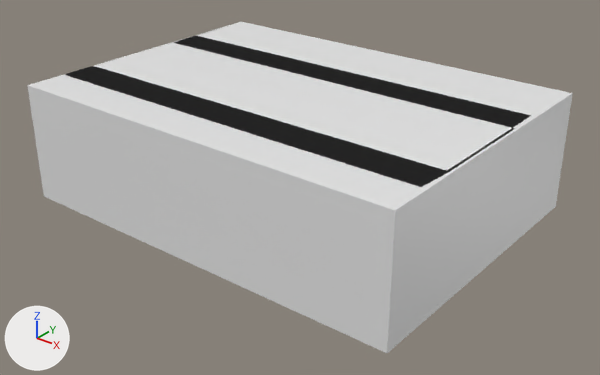
The FBX model Assets/Models/Props/StoreHouse.fbx, before and after one commit.
One viewpoint serves both versions: a 50 mm camera at (23.1, -28.7, 18.5) aimed at (0.7, -0.6, 1.0). The lights are fixed; the arrows at lower left show +X, +Y and +Z. Where no turn or scale is listed for an object, it has been applied to the vertices.

In view in the first picture: 'StoreHouse'.
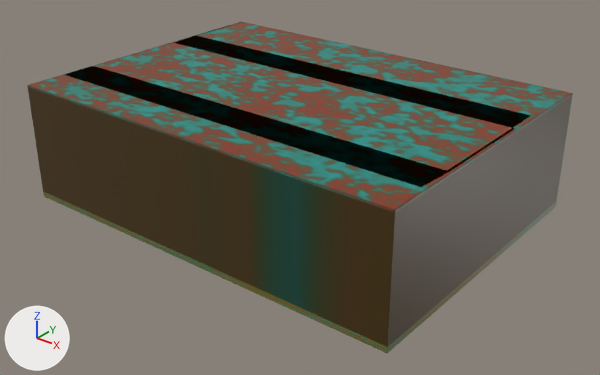
What differs and where, as boxes [x1, y1, x2, y2] in the pictures (600 x 375 px):
```json
{"object": "StoreHouse", "change": "surface changed", "before": [27, 22, 573, 353], "after": [27, 22, 573, 353]}
```

Scene script edits in JSON lines:
```json
{"op": "add", "block": "img_storehouse_png", "code": ["img_storehouse_png = load_image('StoreHouse.png', '../../Textures/Props/StoreHouse.png', 2048, 2048, 'sRGB')"]}
{"op": "remove", "block": "mat_storehousematerial", "code": "mat_storehousematerial.base_color = (0.8, 0.8, 0.8)  # white #e7e7e7"}
{"op": "add", "block": "mat_storehousematerial", "code": "mat_storehousematerial.texture = img_storehouse_png"}
```
